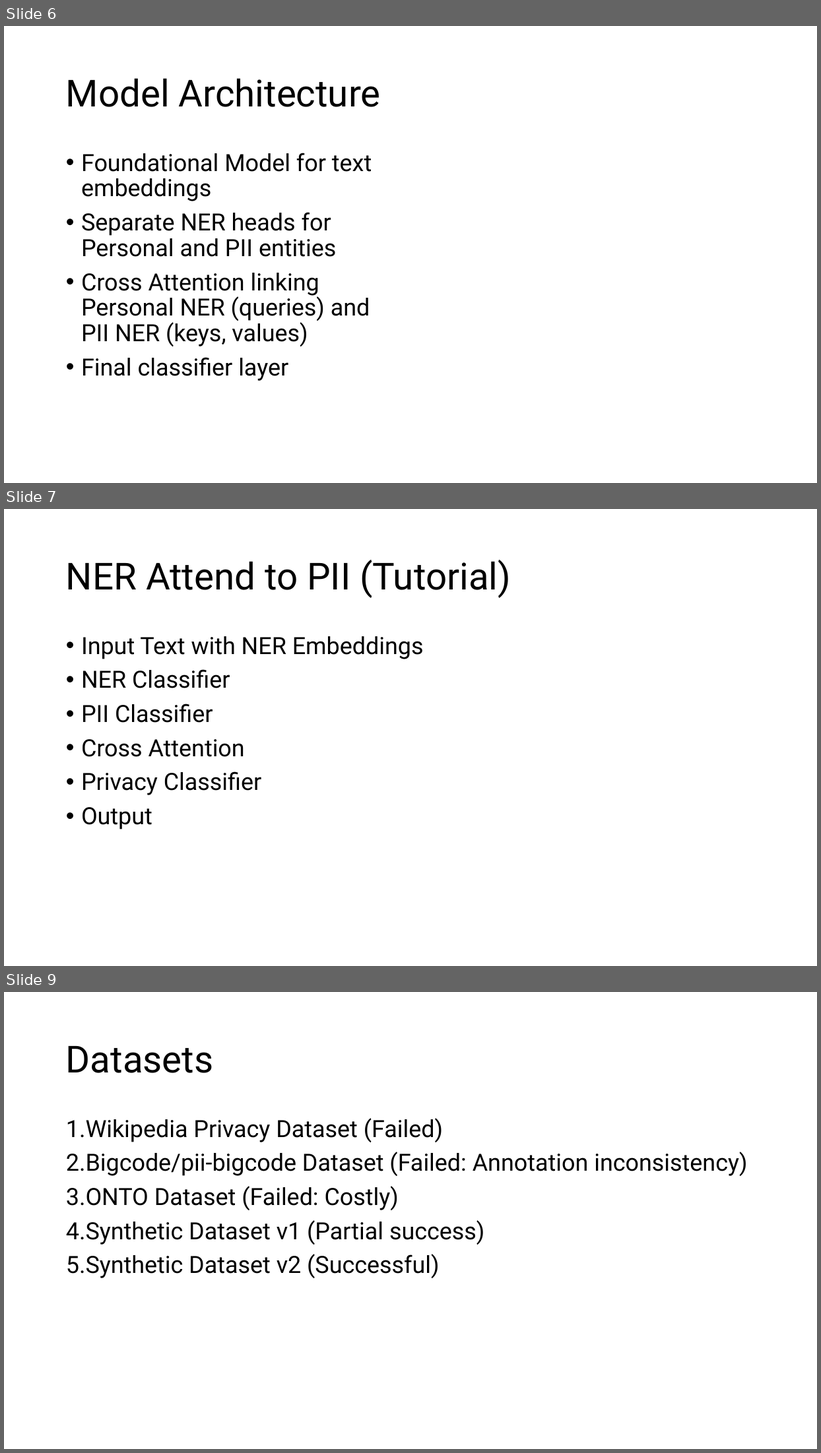
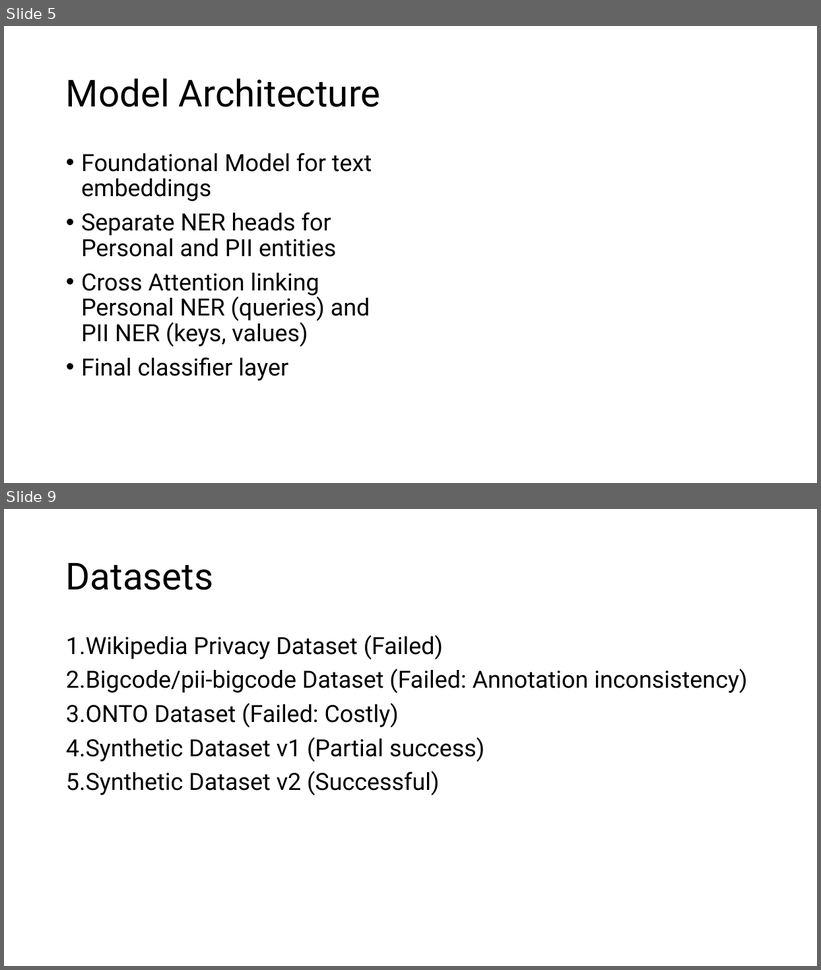
Before and after one commit to pals-ucb/privacy-ner-att, a slide deck: docs/final_presentation.pptx. Shown one above the other, each under a label of ours: slides 6, 7 and 9 before the commit, slides 5 and 9 after it; the slides between them are not shown. The pictures are 821x1453 and 821x970 pixels, drawn with LibreOffice and Linux fonts; fonts in the diff are those of the drawing. Boxes give left, top, right and bottom in pixels: in the first picture for what was removed or moved away, otherwise in the second. Text is boxed around its words. In the diff, an @@ line names an element or a change of style, - is before the commit and + after.

```diff
--- a/docs/final_presentation.pptx
+++ b/docs/final_presentation.pptx
@@ slide 7 removed at (4, 509, 817, 966), background #FFFFFF @@
@@ title removed at (66, 560, 511, 598) @@
-NER Attend to PII (Tutorial)
@@ text removed at (81, 636, 424, 830) @@
-• Input Text with NER Embeddings
-• NER Classifier
-• PII Classifier
-• Cross Attention
-• Privacy Classifier
-• Output
@@ what was slide 6 is now slide 5 @@
```
Also in this commit, not shown: 3 slides changed, 3 slides added, 2 other slides removed.
